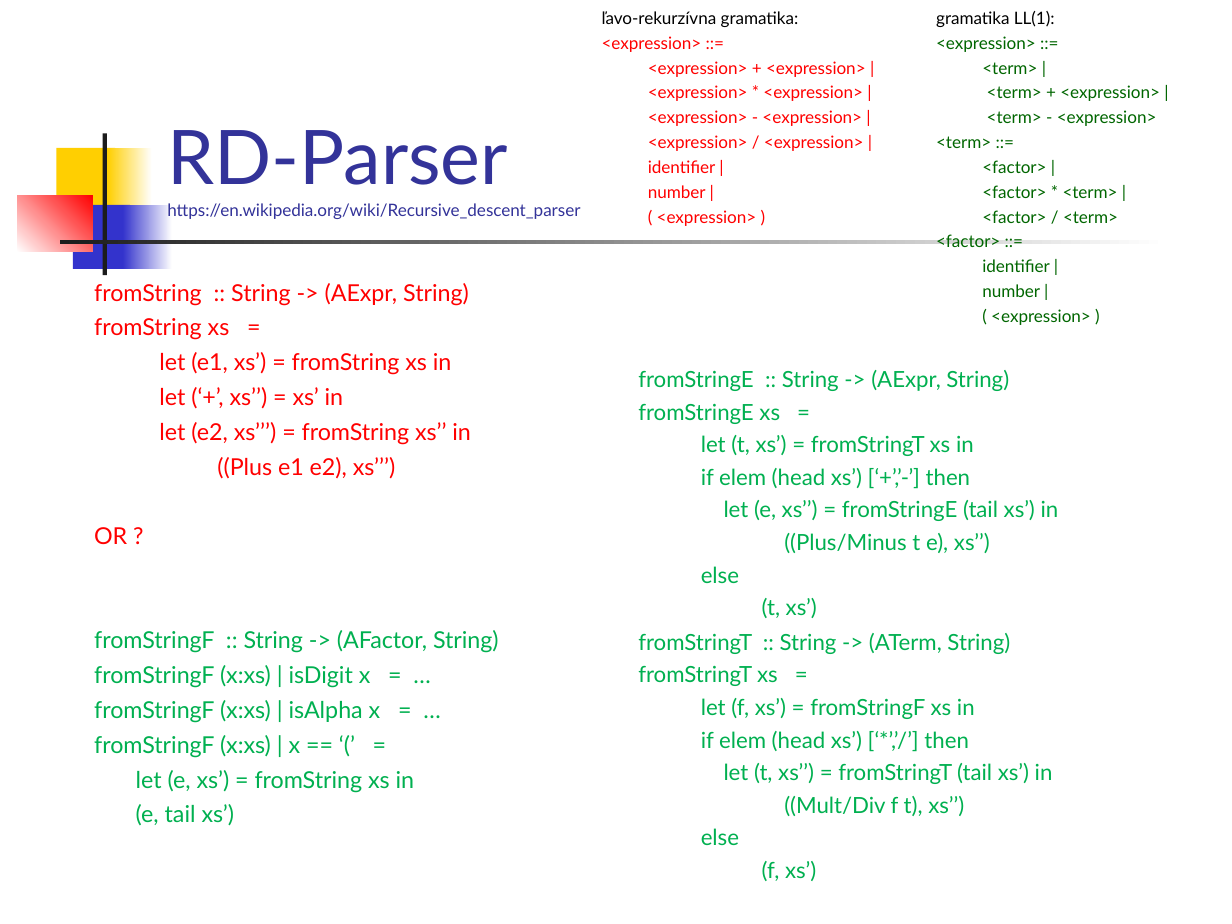
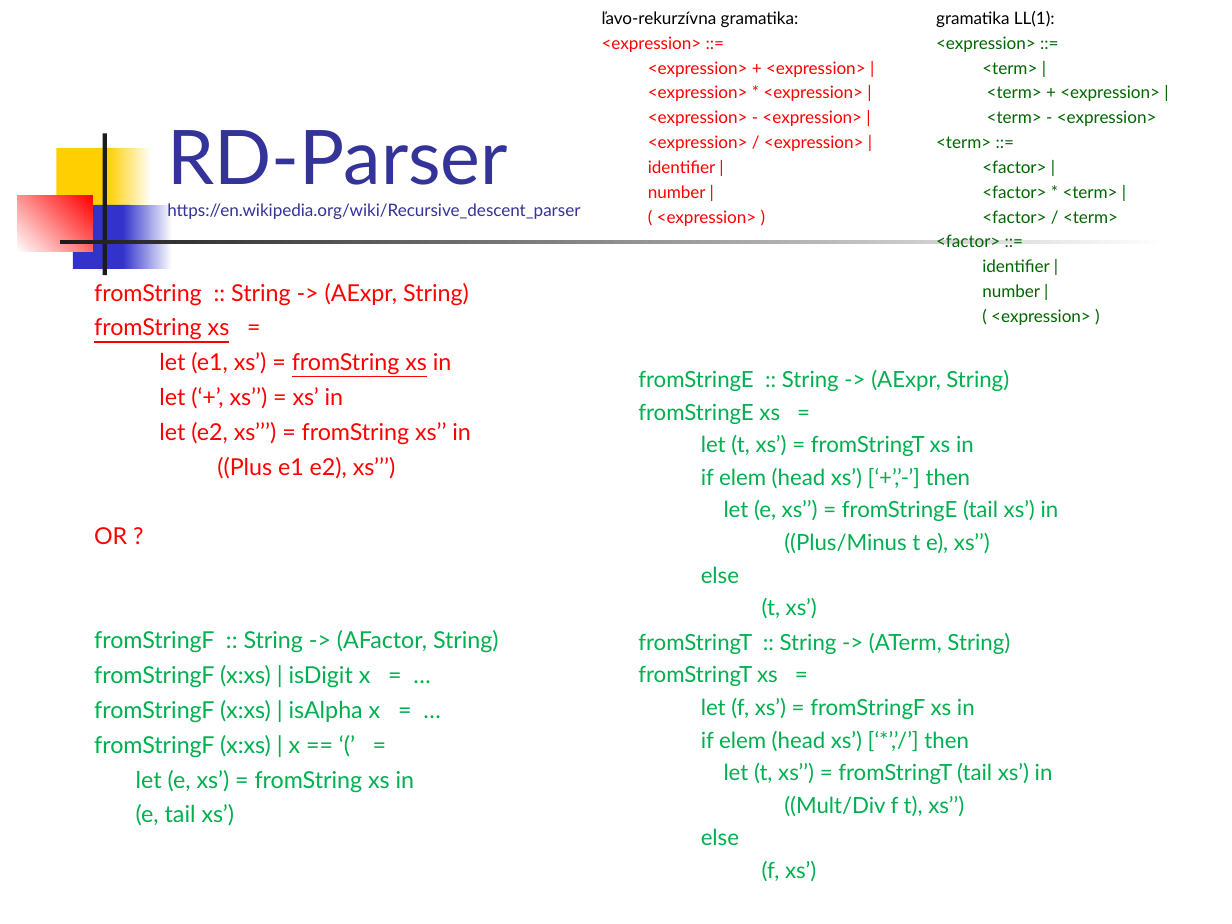
Before and after one commit to Funkcionalne/Prednasky, a slide deck: slide 10 of 09/09_fpro.ppt. Drawn at 1232x924 pixels with LibreOffice and Linux fonts; fonts in the diff are those of the drawing. Boxes give left, top, right and bottom in pixels: in the first picture for what was removed or moved away, otherwise in the second. Text is boxed around its words. In the diff, an @@ line names an element or a change of style, - is before the commit and + after.

```diff
--- a/09/09_fpro.ppt
+++ b/09/09_fpro.ppt
@@ text at (94,318,452,375): underline on in "fromString xs", "fromString xs" @@
```
Also in this commit, not shown: 4 other slides changed, 1 other file.
